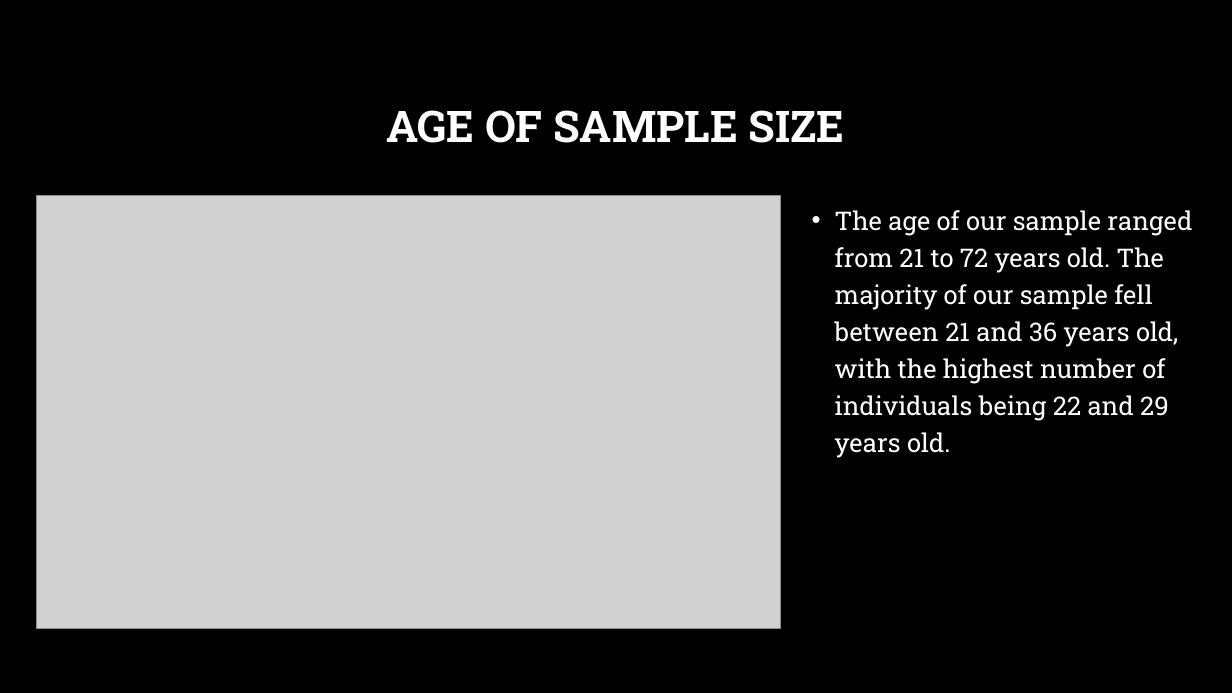
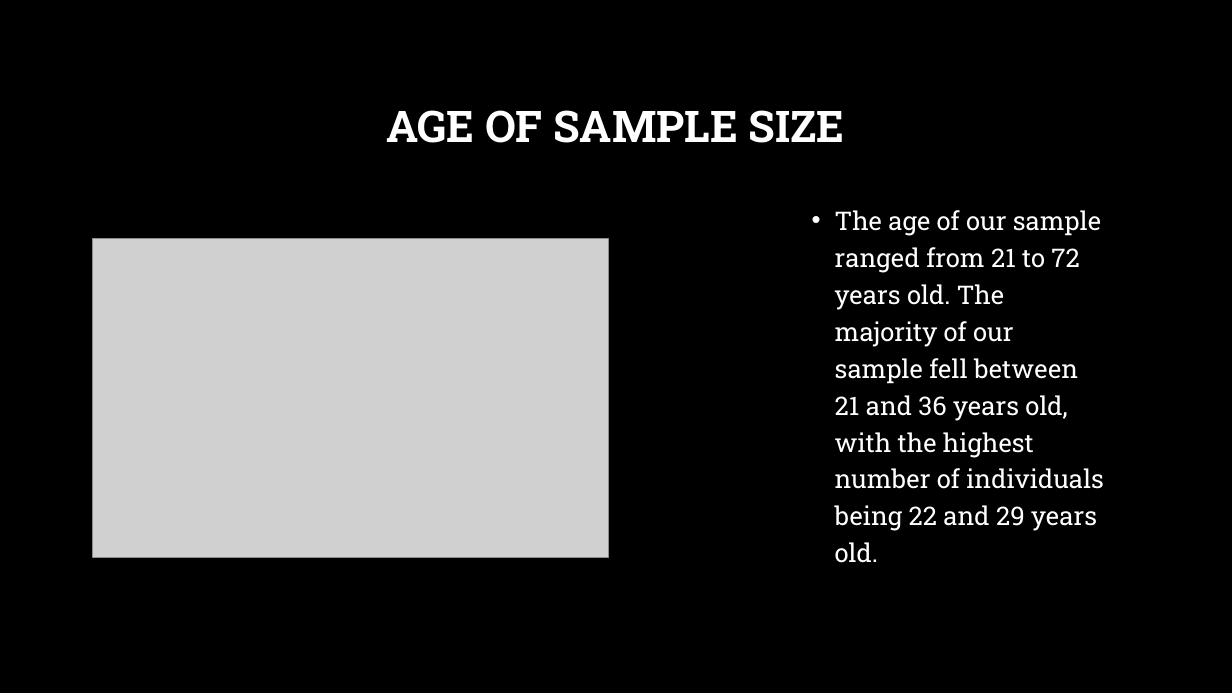
Before and after one commit to acollawn/Project_4, a slide deck: slide 8 of Predicting Diabetes Presentation.pptx. Drawn at 1232x693 pixels with LibreOffice and Linux fonts; fonts in the diff are those of the drawing; grey boxes stand for pictures; background and template pictures are left out. Boxes give left, top, right and bottom in pixels: in the first picture for what was removed or moved away, otherwise in the second. Text is boxed around its words. In the diff, an @@ line names an element or a change of style, - is before the commit and + after.

```diff
--- a/Predicting Diabetes Presentation.pptx
+++ b/Predicting Diabetes Presentation.pptx
@@ text "The age of our sample ..." rewrapped from (835, 210, 1192, 458) to (835, 210, 1104, 563) @@
@@ picture: place and size @@
-picture at (36, 196, 780, 629)
+picture at (92, 239, 608, 558)
```
Also in this commit, not shown: 10 other slides changed.
